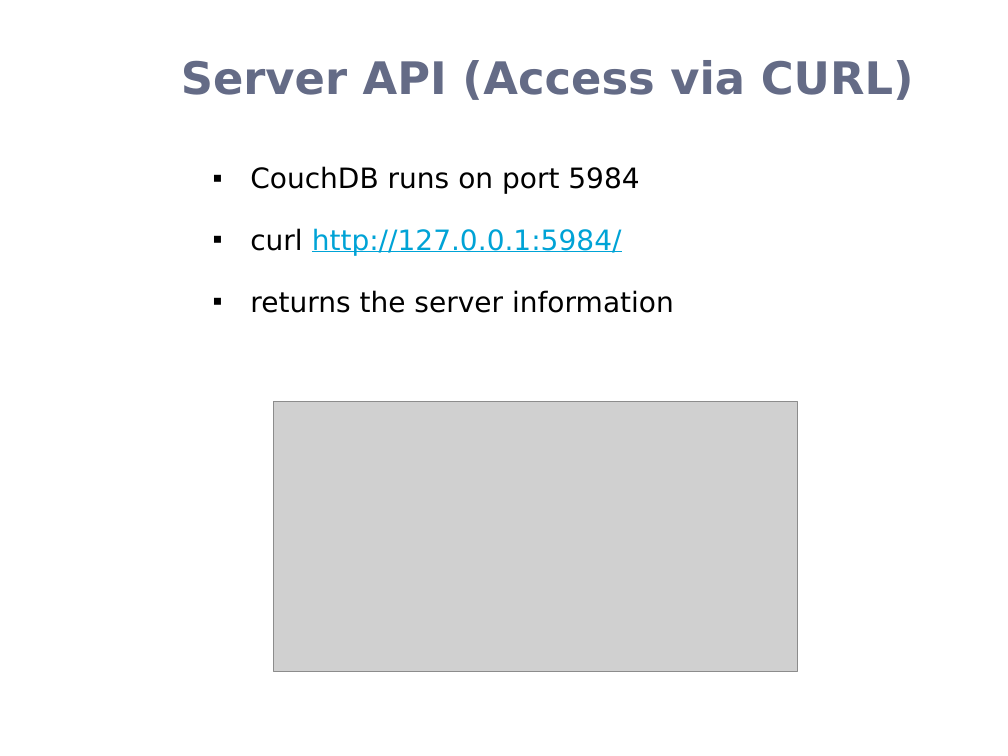
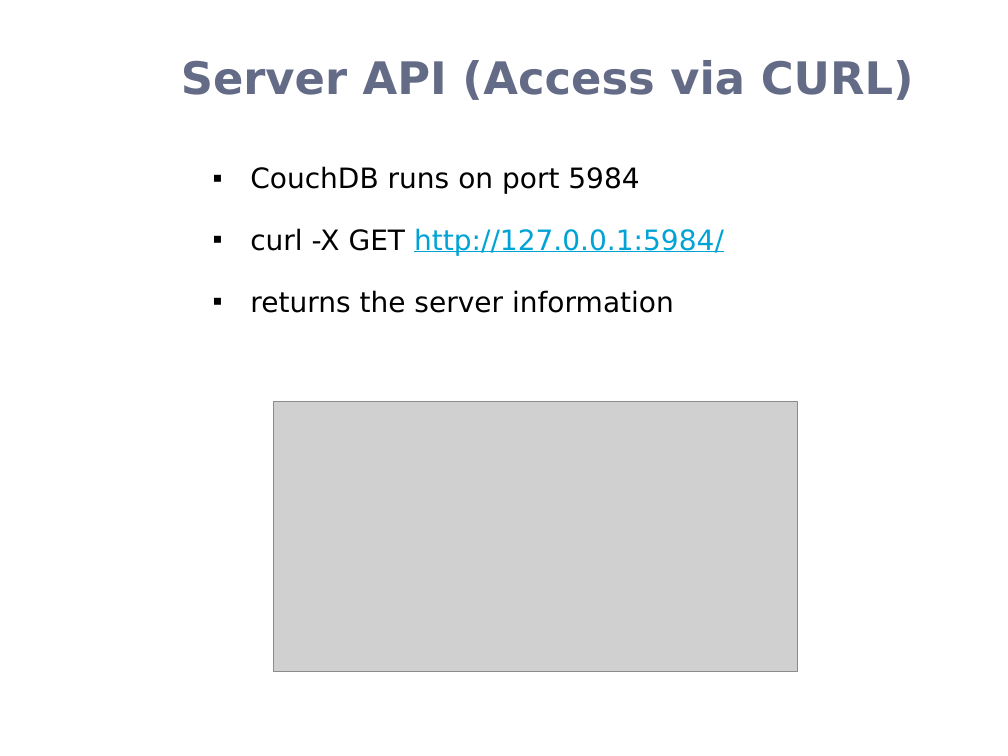
Before and after one commit to rohanz1993/Team_9_Heroku_Shopping_Cart_-_AWS_NoSQL_Service, a slide deck: slide 6 of Donita/CouchDB.pptx. Drawn at 1008x756 pixels with LibreOffice and Linux fonts; fonts in the diff are those of the drawing; grey boxes stand for pictures; background and template pictures are left out. Boxes give left, top, right and bottom in pixels: in the first picture for what was removed or moved away, otherwise in the second. Text is boxed around its words. In the diff, an @@ line names an element or a change of style, - is before the commit and + after.

```diff
--- a/Donita/CouchDB.pptx
+++ b/Donita/CouchDB.pptx
@@ text at (x1=250, y1=228, x2=724, y2=256): text changed @@
-▪ curl http://127.0.0.1:5984/
+▪ curl -X GET http://127.0.0.1:5984/
```
Also in this commit, not shown: 2 other slides changed.
